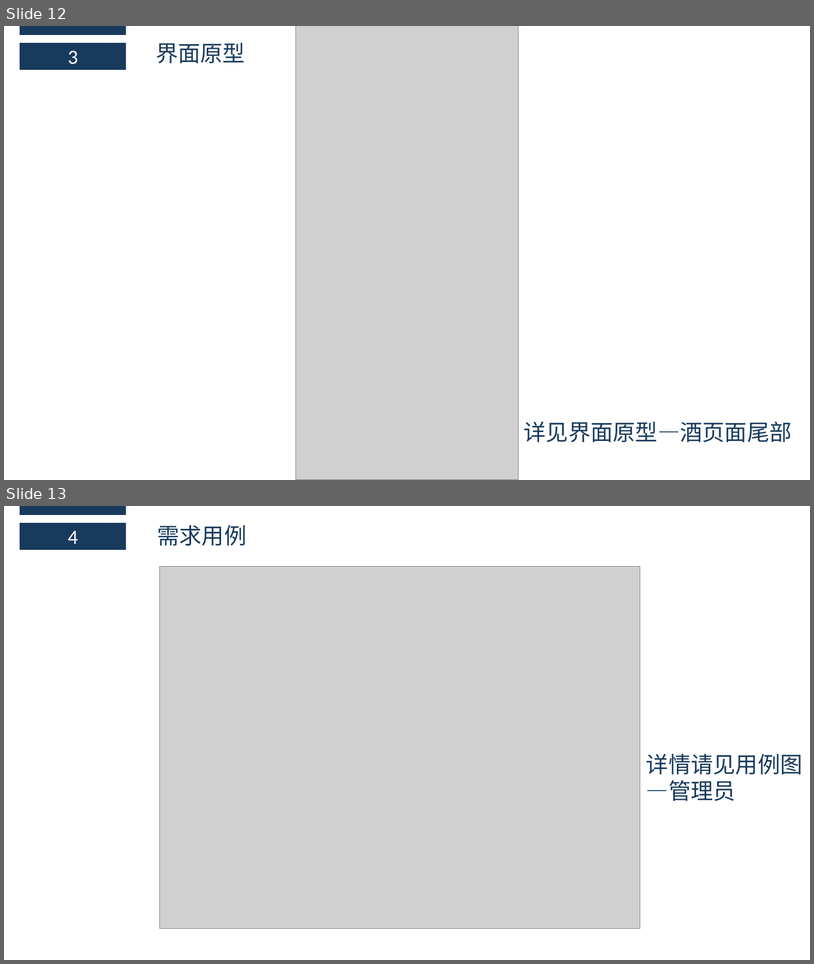
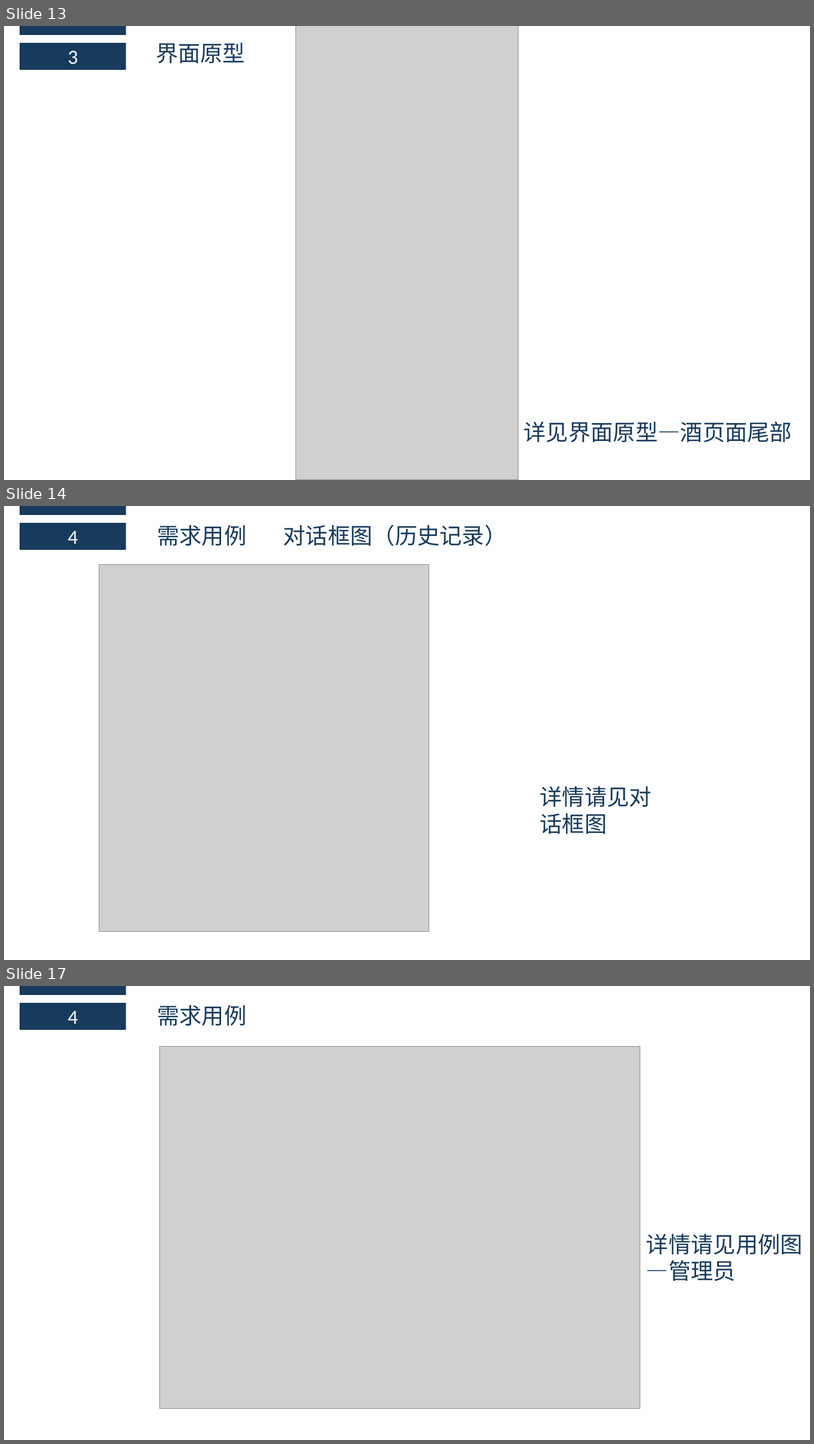
Before and after one commit to boboHh/Wine-APP, a slide deck: SE2018春-G17-需求分析PPT.pptx. Shown one above the other, each under a label of ours: slides 12 and 13 before the commit, slides 13, 14 and 17 after it; the slides between them are not shown. The pictures are 814x964 and 814x1444 pixels, drawn with LibreOffice and Linux fonts; fonts in the diff are those of the drawing; grey boxes stand for pictures. Boxes give left, top, right and bottom in pixels: in the first picture for what was removed or moved away, otherwise in the second. Text is boxed around its words. In the diff, an @@ line names an element or a change of style, - is before the commit and + after.

Commit message:
修改需求评审SRS

```diff
--- a/SE2018春-G17-需求分析PPT.pptx
+++ b/SE2018春-G17-需求分析PPT.pptx
@@ slide 14 added at bbox=[4, 506, 810, 960], background #FFFFFF @@
@@ rectangle added at bbox=[20, 506, 126, 515], fill #183A5D @@
@@ rectangle added at bbox=[20, 523, 126, 550], fill #183A5D, 24 pt, text #FFFFFF @@
+4
@@ text added at bbox=[157, 525, 246, 546], 26.6 pt, text #183A5D @@
+需求用例
@@ text added at bbox=[284, 525, 507, 546], 26.6 pt, text #183A5D @@
+对话框图（历史记录）
@@ picture added at bbox=[99, 565, 429, 931] @@
@@ text added at bbox=[540, 786, 652, 834], 26.6 pt, text #183A5D @@
+详情请见对话框图
@@ what was slide 12 is now slide 13 @@
@@ what was slide 13 is now slide 17 @@
```
Also in this commit, not shown: 2 slides changed, 4 other slides added, 3 other files.
